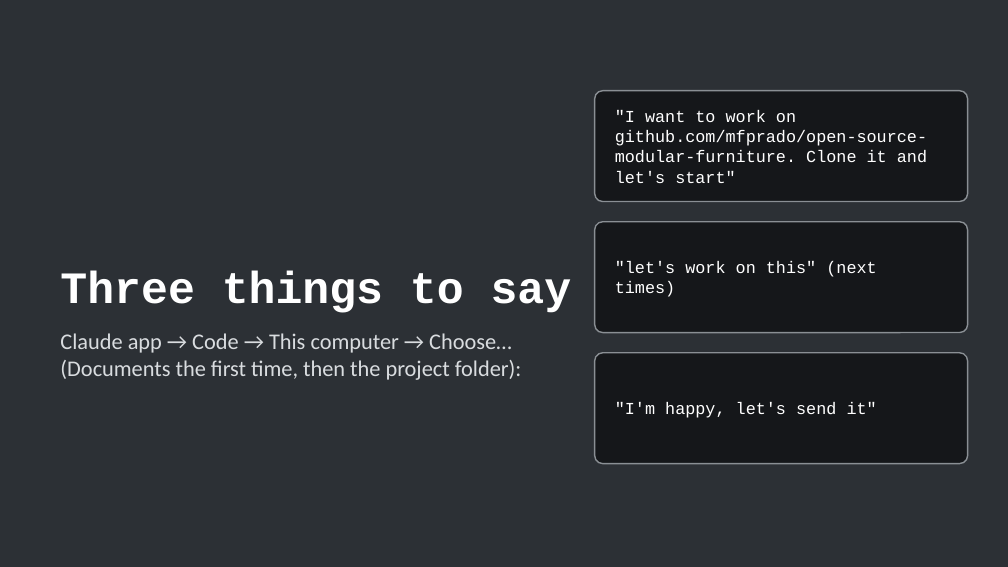
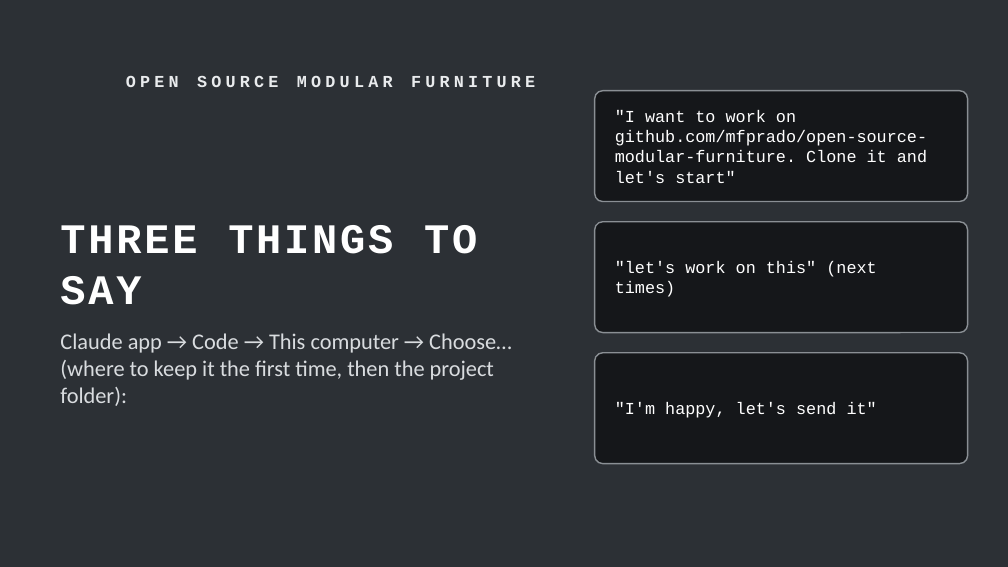
Before and after one commit to mfprado/acrylic-furniture, a slide deck: slide 21 of docs/contributing-guide.pptx (slide 22 before the commit). Drawn at 1008x567 pixels with LibreOffice and Linux fonts; fonts in the diff are those of the drawing; background and template pictures are left out. Boxes give left, top, right and bottom in pixels: in the first picture for what was removed or moved away, otherwise in the second. Text is boxed around its words. In the diff, an @@ line names an element or a change of style, - is before the commit and + after.

```diff
--- a/docs/contributing-guide.pptx
+++ b/docs/contributing-guide.pptx
@@ text added at [126, 76, 535, 87], 12 pt, text #E9EBED, bold @@
+OPEN SOURCE MODULAR FURNITURE
@@ title at [60, 225, 477, 305]: text changed; size 32 to 30 pt @@
-Three things to say
+THREE THINGS TO SAY
@@ text at [60, 333, 511, 406]: text changed @@
-Claude app → Code → This computer → Choose… (Documents the first time, then the project folder):
+Claude app → Code → This computer → Choose… (where to keep it the first time, then the project folder):
```
Also in this commit, not shown: 16 other slides changed, 4 slides added, 5 slides removed, 6 other files.
